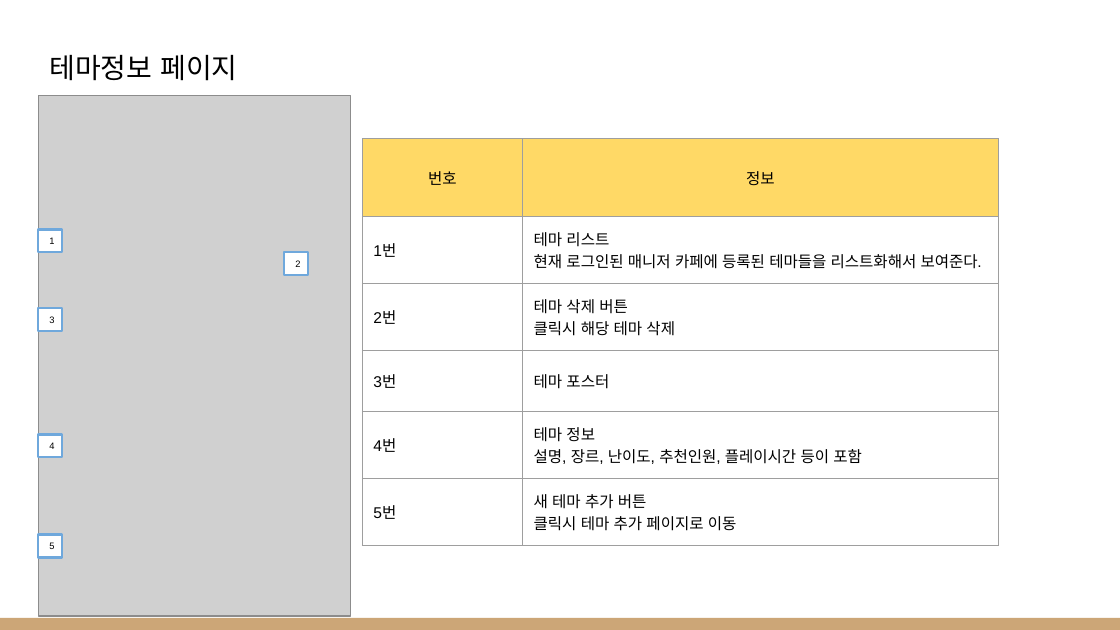
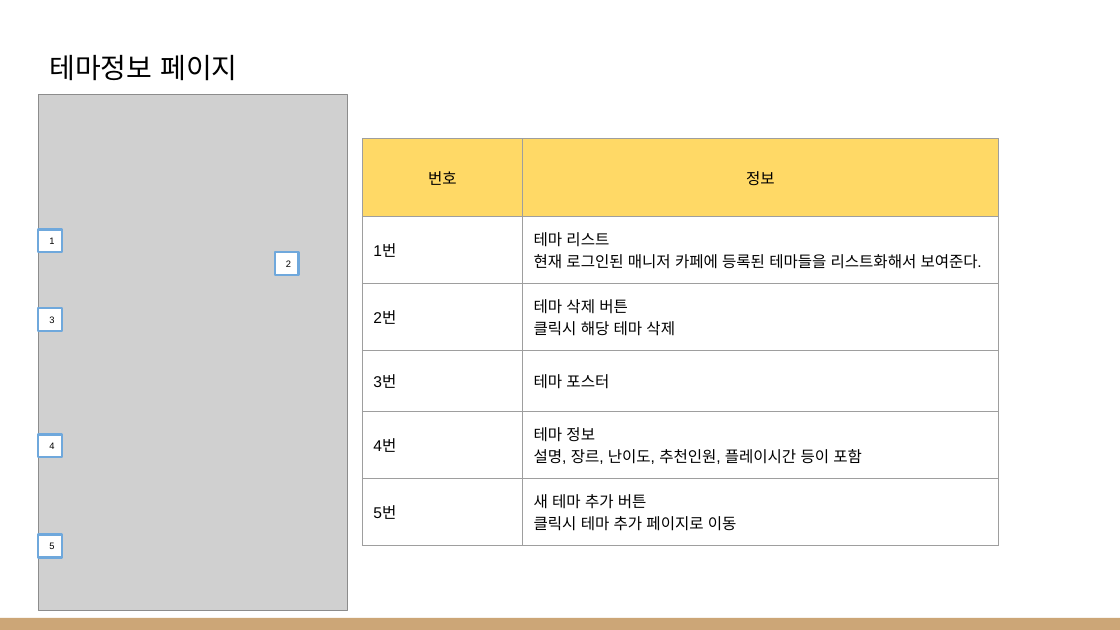
Before and after one commit to kookmin-sw/capstone-2022-18, a slide deck: slide 6 of docs/방탈출모아 매니저 앱 페이지별 설명서.pptx. Drawn at 1120x630 pixels with LibreOffice and Linux fonts; fonts in the diff are those of the drawing; grey boxes stand for pictures. Boxes give left, top, right and bottom in pixels: in the first picture for what was removed or moved away, otherwise in the second. Text is boxed around its words. In the diff, an @@ line names an element or a change of style, - is before the commit and + after.

```diff
--- a/docs/방탈출모아 매니저 앱 페이지별 설명서.pptx
+++ b/docs/방탈출모아 매니저 앱 페이지별 설명서.pptx
@@ picture: place and size @@
-picture at <box>38,95,351,616</box>
+picture at <box>38,94,347,610</box>
@@ rectangle "2": place and size @@
-rectangle "2" at <box>284,252,308,274</box>
+rectangle "2" at <box>274,252,298,274</box>
```
Also in this commit, not shown: 3 other slides changed, 3 other files.
